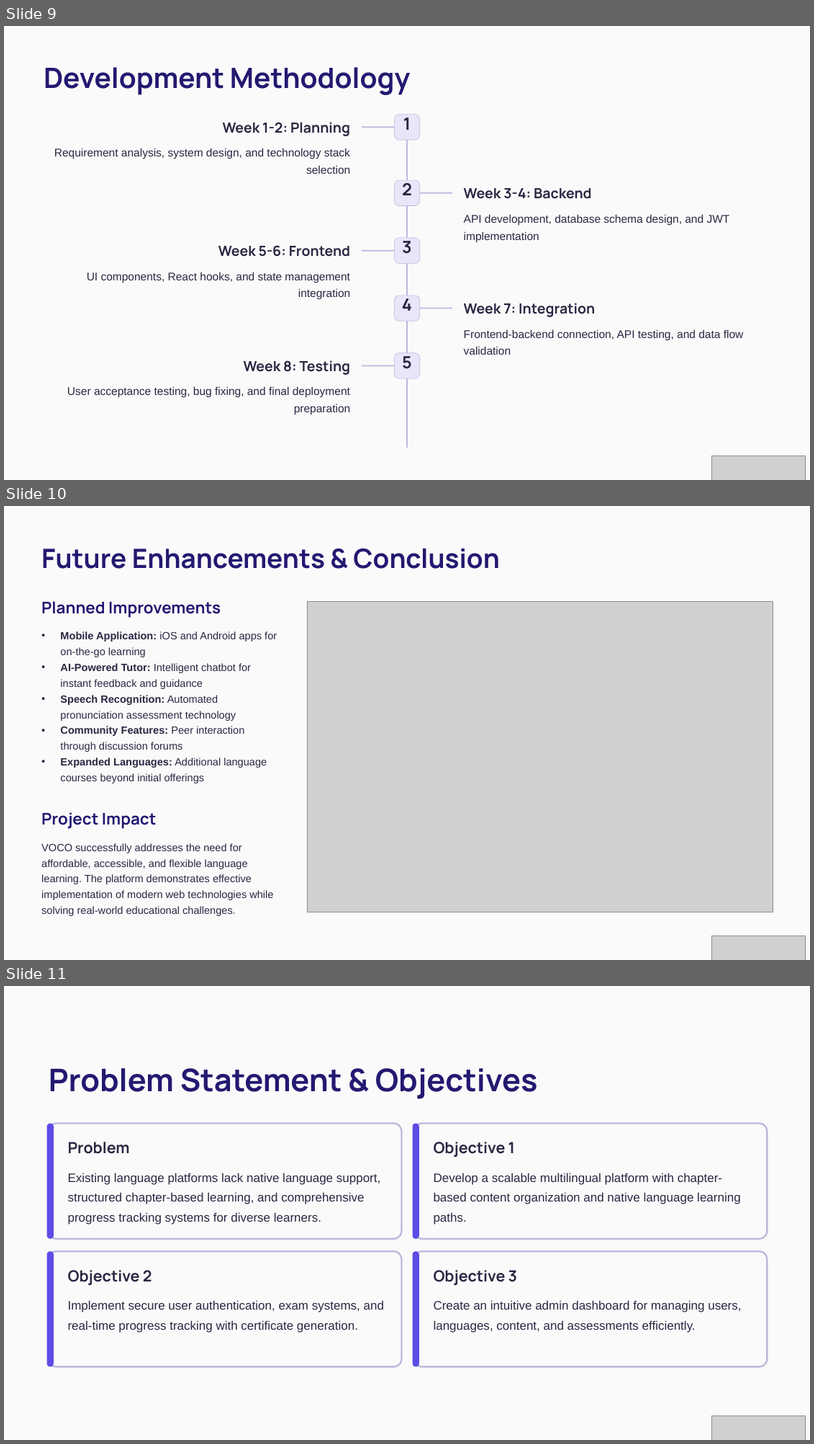
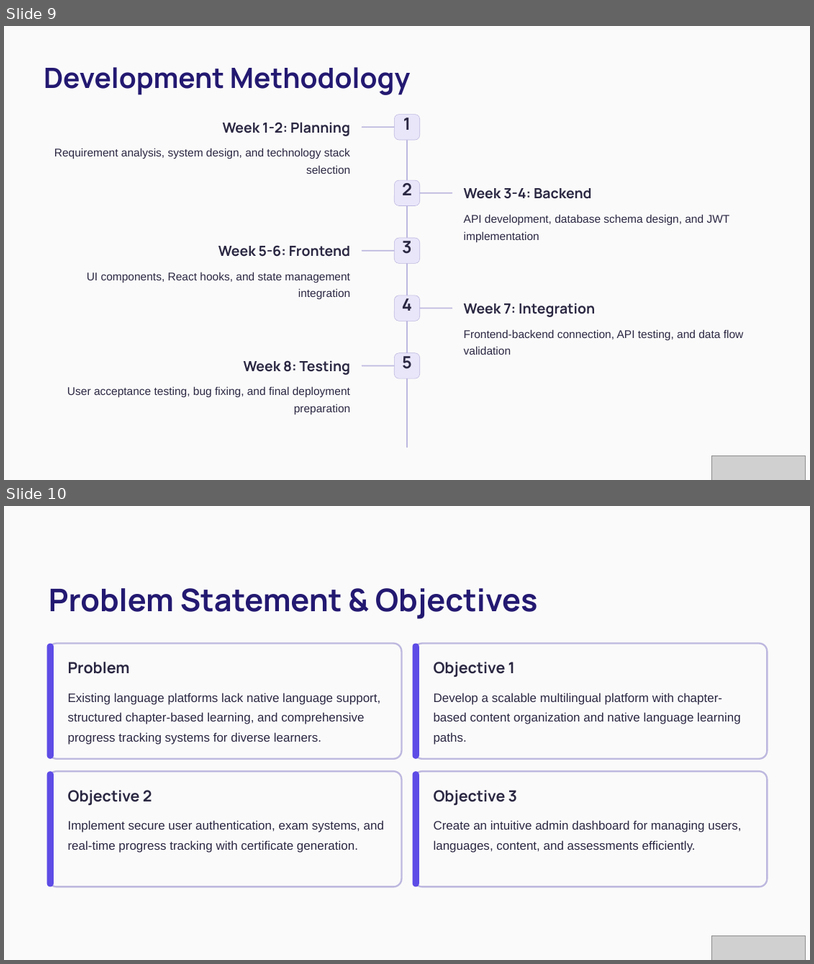
Before and after one commit to Meettomb/Voco-MERN, a slide deck: VOCO-Native-Language-Learning-Platform.pptx. Shown one above the other, each under a label of ours: slides 9, 10 and 11 before the commit, slides 9 and 10 after it. The pictures are 814x1444 and 814x964 pixels, drawn with LibreOffice and Linux fonts; fonts in the diff are those of the drawing; grey boxes stand for pictures; background and template pictures are left out. Boxes give left, top, right and bottom in pixels: in the first picture for what was removed or moved away, otherwise in the second. Text is boxed around its words. In the diff, an @@ line names an element or a change of style, - is before the commit and + after.

```diff
--- a/VOCO-Native-Language-Learning-Platform.pptx
+++ b/VOCO-Native-Language-Learning-Platform.pptx
@@ slide 10 removed at (x1=4, y1=506, x2=810, y2=960), background picture (left out); not listed: 1 template element that a slide beside it also shows @@
@@ text removed at (x1=41, y1=548, x2=499, y2=569) @@
-Future Enhancements & Conclusion
@@ text removed at (x1=41, y1=601, x2=221, y2=618) @@
-Planned Improvements
@@ picture removed at (x1=307, y1=601, x2=773, y2=912) @@
@@ text removed at (x1=60, y1=631, x2=277, y2=783) @@
-• Mobile Application: iOS and Android apps for on-the-go learning
-• AI-Powered Tutor: Intelligent chatbot for instant feedback and guidance
-• Speech Recognition: Automated pronunciation assessment technology
-• Community Features: Peer interaction through discussion forums
-• Expanded Languages: Additional language courses beyond initial offerings
@@ text removed at (x1=41, y1=812, x2=157, y2=829) @@
-Project Impact
@@ text removed at (x1=41, y1=843, x2=273, y2=916) @@
-VOCO successfully addresses the need for affordable, accessible, and flexible language learning. The platform demonstrates effective implementation of modern web technologies while solving real-world educational challenges.
@@ picture removed at (x1=712, y1=935, x2=806, y2=960) @@
@@ what was slide 11 is now slide 10 @@
```
Also in this commit, not shown: 1 other file.
